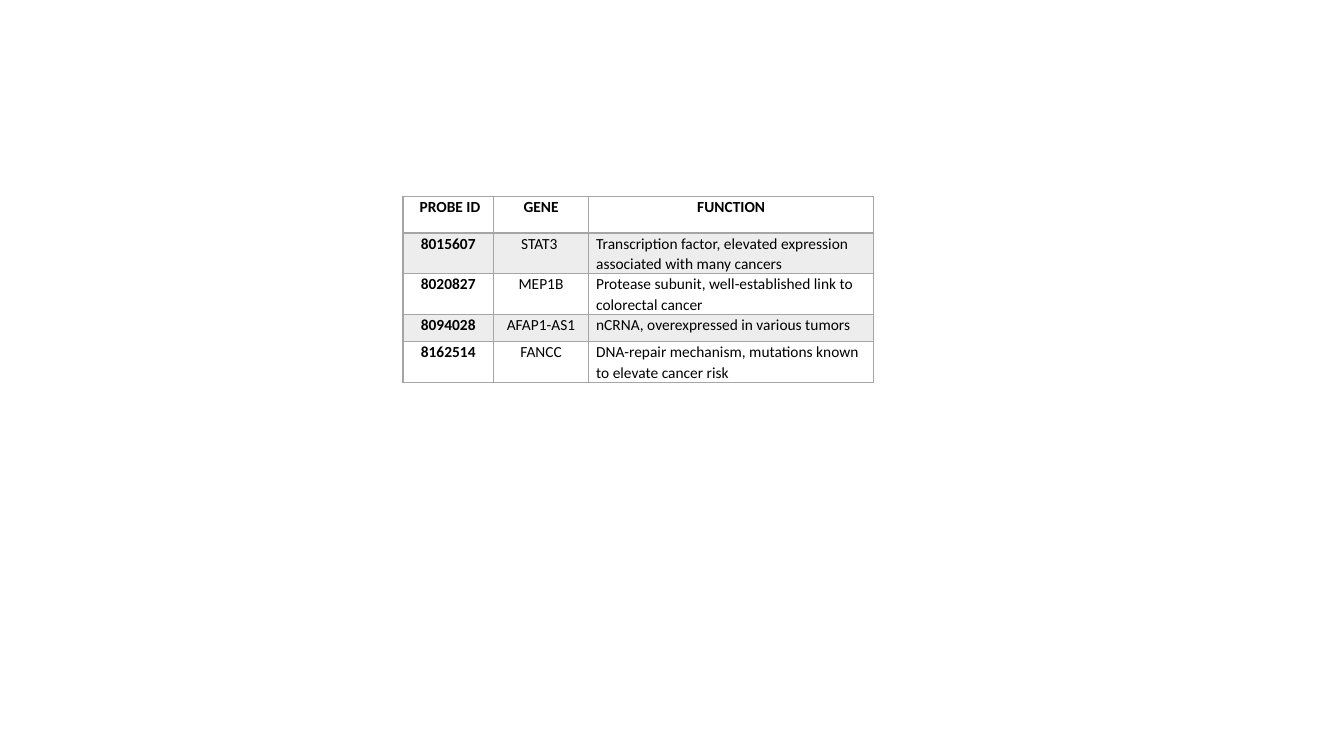
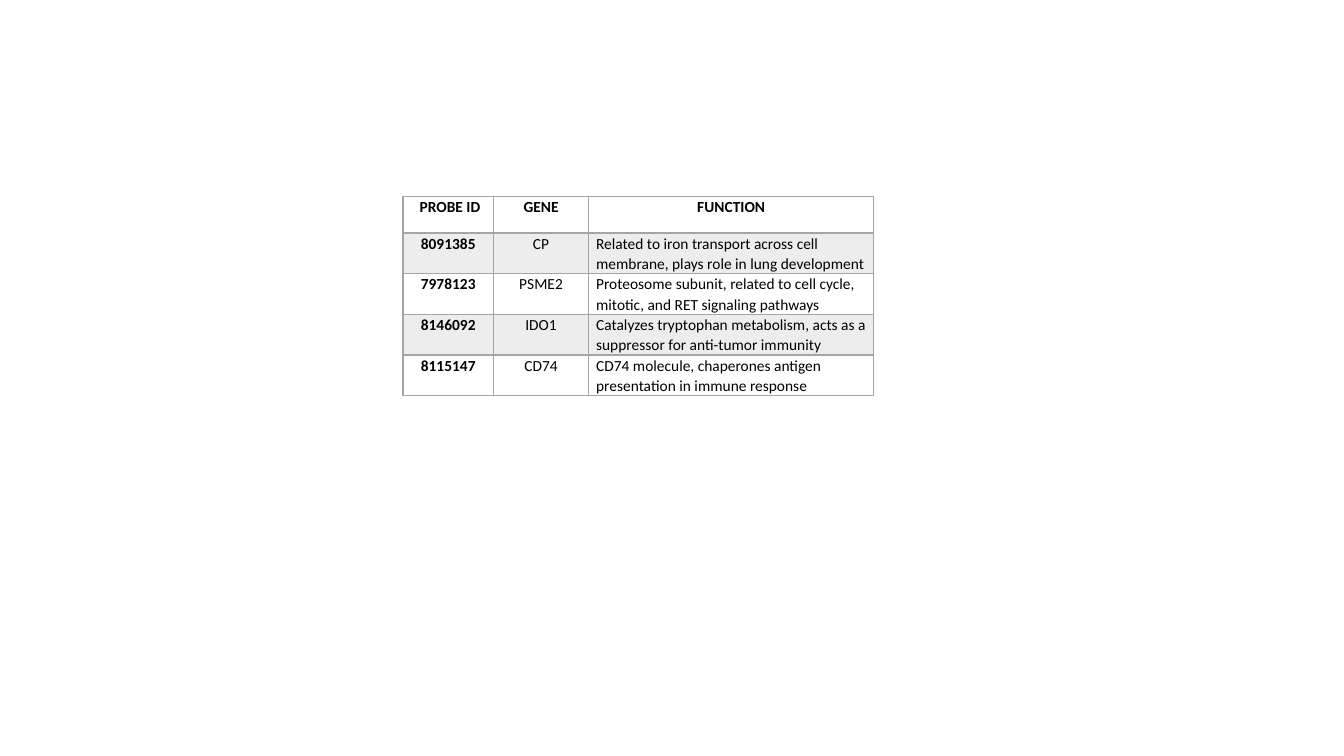
Before and after one commit to sfriedowitz/cs229_project, a slide deck: slide 2 of images/tables.pptx. Drawn at 1344x756 pixels with LibreOffice and Linux fonts; fonts in the diff are those of the drawing. Boxes give left, top, right and bottom in pixels: in the first picture for what was removed or moved away, otherwise in the second. Text is boxed around its words. In the diff, an @@ line names an element or a change of style, - is before the commit and + after.

```diff
--- a/images/tables.pptx
+++ b/images/tables.pptx
@@ table at bbox=[403, 197, 874, 400] @@
-row 2: 8015607 | STAT3 | Transcription factor, elevated expression associated with many cancers
+row 2: 8091385 | CP | Related to iron transport across cell membrane, plays role in lung development
-row 3: 8020827 | MEP1B | Protease subunit, well-established link to colorectal cancer
+row 3: 7978123 | PSME2 | Proteosome subunit, related to cell cycle, mitotic, and RET signaling pathways
-row 4: 8094028 | AFAP1-AS1 | nCRNA, overexpressed in various tumors
+row 4: 8146092 | IDO1 | Catalyzes tryptophan metabolism, acts as a suppressor for anti-tumor immunity
-row 5: 8162514 | FANCC | DNA-repair mechanism, mutations known to elevate cancer risk
+row 5: 8115147 | CD74 | CD74 molecule, chaperones antigen presentation in immune response
```
Also in this commit, not shown: 1 slide added, 13 other files.
